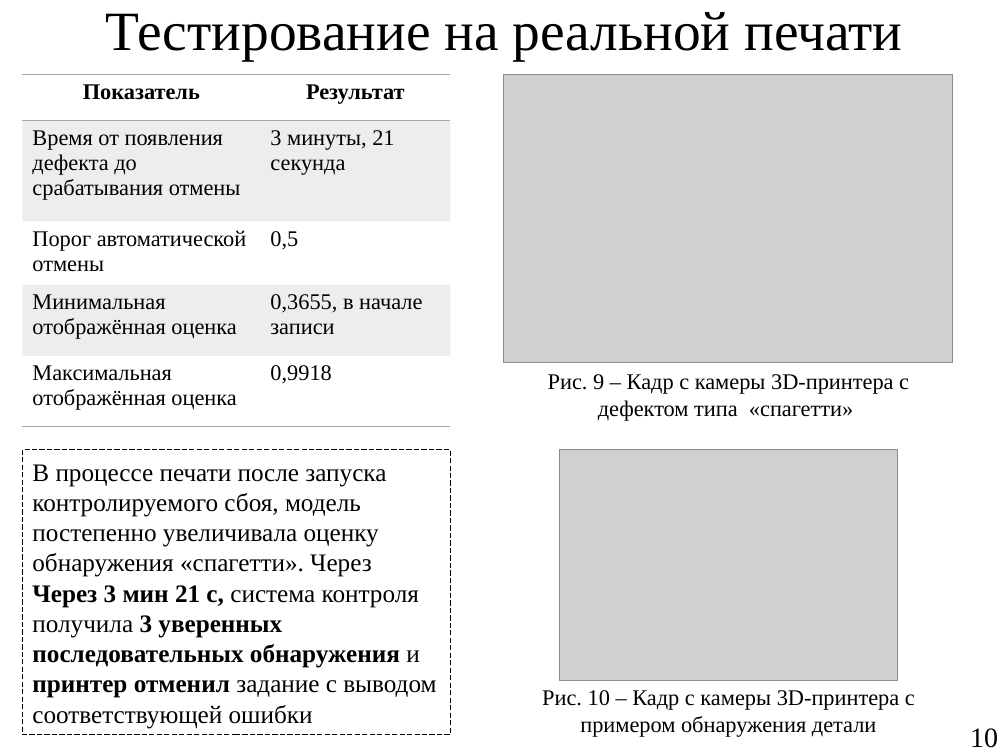
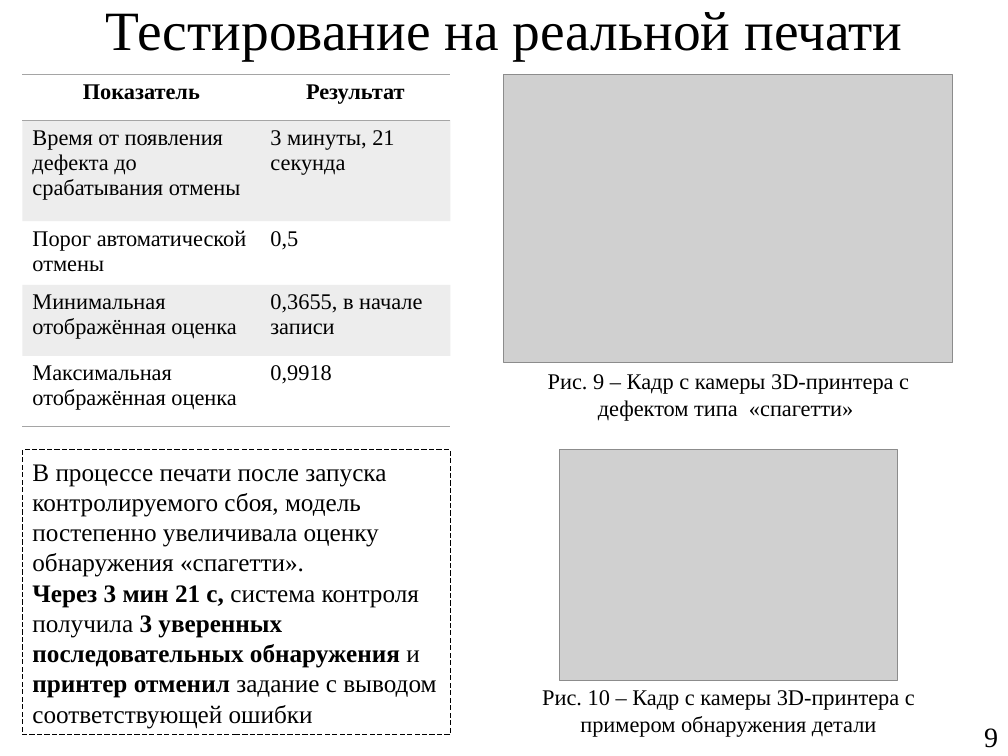
Before and after one commit to Yawllen/Nir2, a slide deck: slide 9 of presentation/NIR2_slide01_v2.pptx (slide 10 before the commit). Drawn at 1008x756 pixels with LibreOffice and Linux fonts; fonts in the diff are those of the drawing; grey boxes stand for pictures. Boxes give left, top, right and bottom in pixels: in the first picture for what was removed or moved away, otherwise in the second. Text is boxed around its words. In the diff, an @@ line names an element or a change of style, - is before the commit and + after.

```diff
--- a/presentation/NIR2_slide01_v2.pptx
+++ b/presentation/NIR2_slide01_v2.pptx
@@ text in rectangle at [32,464,436,729]: text changed @@
-В процессе печати после запуска контролируемого сбоя, модель постепенно увеличивала оценку обнаружения «спагетти». Через Через 3 мин 21 с, система контроля получила 3 уверенных последовательных обнаружения и принтер отменил задание с выводом соответствующей ошибки
+В процессе печати после запуска контролируемого сбоя, модель постепенно увеличивала оценку обнаружения «спагетти».
+Через 3 мин 21 с, система контроля получила 3 уверенных последовательных обнаружения и принтер отменил задание с выводом соответствующей ошибки
@@ page number at [984,728,998,748]: text changed @@
-10
+9
```
Also in this commit, not shown: 1 slide removed, 3 other files.
